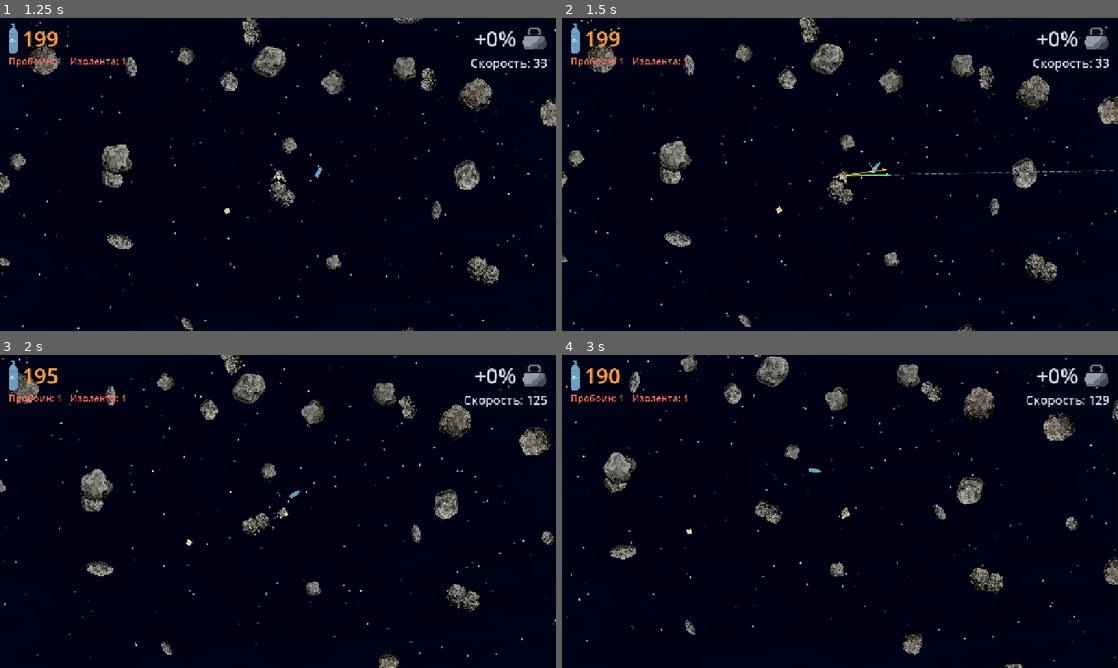
Above: before the commit, frames 1-4 (two rows, left to right).
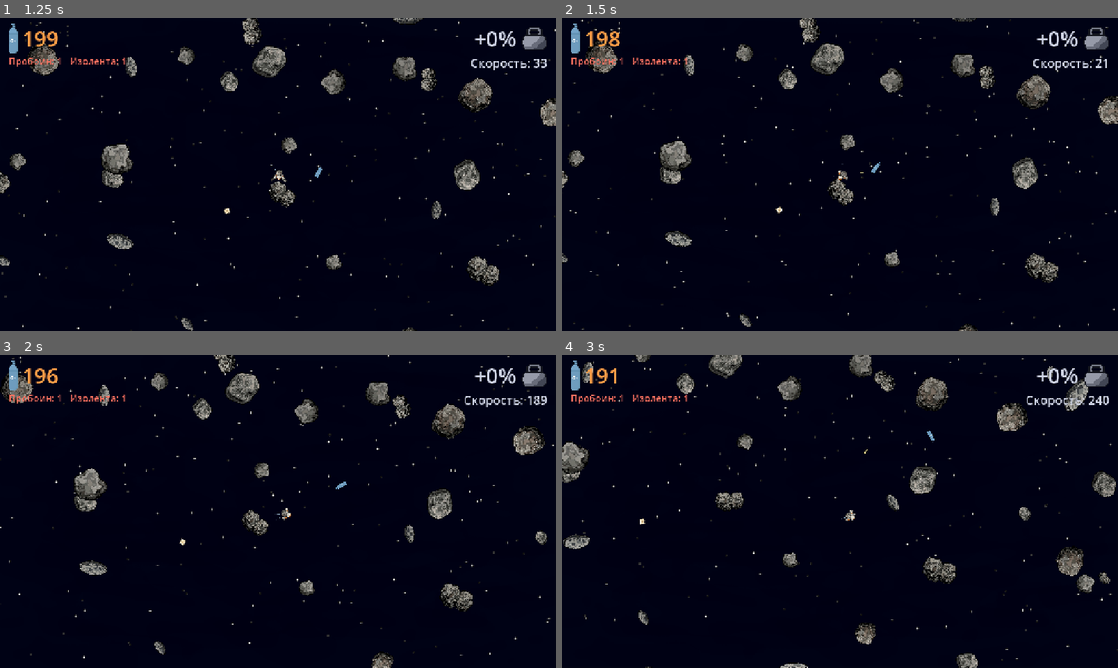
Above: after the commit, the same moments.

Repository: xOnelinx/-space_scrapheap
Game: Godot game, scene res://scenes/main.tscn
The game is run twice, just before and just after one commit, with the same random seed, the same clock (stepped at 60 frames per second) and the same inputs.
Inputs (mouse positions are in pixels of both pictures, inside the frame that each line leads up to):
- Up to frame 1 (1.25 s): click "Начать игру" at 0.5 s
- Up to frame 2 (1.5 s): move the mouse to (962, 158) at 1.27 s; hold D (move_right) from 1.28 s (still down); hold Right mouse button (aim) from 1.28 s (still down); click (962, 158) at 1.42 s
- Up to frame 3 (2 s): keep holding D (move_right); keep holding Right mouse button (aim); tap Space (push, bound only after the commit) at 1.55 s
- Up to frame 4 (3 s): move the mouse to (728, 527) at 2.02 s; release D (move_right) at 2.03 s; release Right mouse button (aim) at 2.03 s; hold S (move_down) 2.03-2.78 s; tap Space (push, bound only after the commit) at 2.1 s; click (728, 527) at 2.3 s; move the mouse to (895, 442) at 2.77 s; press the mouse at (895, 442) at 2.78 s; hold D (move_right) from 2.78 s (still down)

Frame 1 is identical in both runs. In frame 2, 2.9% of the frame differs, in the area x 0-100%, y 0-100%; in frame 3, 6.2%; in frame 4, 10%.

Commit message:
пробел теперь прыжок, лкм выстрел

Diff:
--- a/godot/project.godot
+++ b/godot/project.godot
@@ -27,7 +27,7 @@
 
 push={
 "deadzone": 0.5,
-"events": [Object(InputEventMouseButton,"resource_local_to_scene":false,"resource_name":"","device":-1,"window_id":0,"alt_pressed":false,"shift_pressed":false,"ctrl_pressed":false,"meta_pressed":false,"button_mask":0,"position":Vector2(0, 0),"global_position":Vector2(0, 0),"factor":1.0,"button_index":1,"canceled":false,"pressed":false,"double_click":false,"script":null)
+"events": [Object(InputEventKey,"resource_local_to_scene":false,"resource_name":"","device":-1,"window_id":0,"alt_pressed":false,"shift_pressed":false,"ctrl_pressed":false,"meta_pressed":false,"pressed":false,"keycode":0,"physical_keycode":32,"key_label":0,"unicode":0,"location":0,"echo":false,"script":null)
 ]
 }
 aim={
@@ -67,7 +67,7 @@
 }
 shoot={
 "deadzone": 0.5,
-"events": [Object(InputEventKey,"resource_local_to_scene":false,"resource_name":"","device":-1,"window_id":0,"alt_pressed":false,"shift_pressed":false,"ctrl_pressed":false,"meta_pressed":false,"pressed":false,"keycode":0,"physical_keycode":82,"key_label":0,"unicode":0,"location":0,"echo":false,"script":null)
+"events": [Object(InputEventMouseButton,"resource_local_to_scene":false,"resource_name":"","device":-1,"window_id":0,"alt_pressed":false,"shift_pressed":false,"ctrl_pressed":false,"meta_pressed":false,"button_mask":0,"position":Vector2(0, 0),"global_position":Vector2(0, 0),"factor":1.0,"button_index":1,"canceled":false,"pressed":false,"double_click":false,"script":null)
 ]
 }
 move_left={
--- a/godot/scripts/gun_tool.gd
+++ b/godot/scripts/gun_tool.gd
@@ -1,7 +1,7 @@
 class_name GunTool
 extends Node
 
-## R стреляет к курсору. Один выстрел на нажатие.
+## ЛКМ стреляет к курсору. Один выстрел на нажатие.
 
 
 func _unhandled_input(event: InputEvent) -> void:
--- a/godot/scripts/menu.gd
+++ b/godot/scripts/menu.gd
@@ -64,6 +64,10 @@
 
 func _close() -> void:
 	_set_open(false)
+	## Иначе пробел остаётся ui_accept у кнопки меню и не доходит до прыжка.
+	var viewport := get_viewport()
+	if viewport != null:
+		viewport.gui_release_focus()
 	get_tree().paused = false
 
 
--- a/godot/scripts/push_tool.gd
+++ b/godot/scripts/push_tool.gd
@@ -1,7 +1,7 @@
 class_name PushTool
 extends Node
 
-## ЛКМ готовит толчок только на опоре. ПКМ сбрасывает заряд. В пустоте мышь не толкает.
+## Пробел готовит толчок только на опоре. ПКМ сбрасывает заряд. В пустоте пробел не толкает.
 
 
 func _unhandled_input(event: InputEvent) -> void:
--- a/godot/scripts/wanderer.gd
+++ b/godot/scripts/wanderer.gd
@@ -9,7 +9,7 @@
 ## ПКМ — курс до края экрана и стрелка скорости (спин опоры).
 ## Сила толчка — по расстоянию курсора: дальше сильнее, ближе слабее.
 ## Кислород — узел Oxygen. Секунда зажатого толчка — потом 5 секунд двойного расхода.
-## R — кинетический выстрел к курсору. Отдача назад, пуля не впивается.
+## ЛКМ — кинетический выстрел к курсору. Отдача назад, пуля не впивается.
 
 signal pushed(desired: Vector2, charge: float)
 signal dock_changed(docked: bool, body: Node2D)
@@ -123,7 +123,7 @@
 
 
 func _unlock_controls_when_ready() -> void:
-	## Ждём, пока отпустят толчок (клик рестарта), затем пауза — и только потом можно толкаться.
+	## Ждём, пока отпустят пробел, затем пауза — и только потом можно толкаться.
 	while Input.is_action_pressed(&"push"):
 		await get_tree().process_frame
 	await get_tree().create_timer(RESPAWN_INPUT_PAUSE).timeout
@@ -173,7 +173,7 @@
 
 
 func cancel_push_charge() -> void:
-	## Отпустили ПКМ: заряд сгорает, прыжка нет. Нужен новый зажим ЛКМ.
+	## Отпустили ПКМ: заряд сгорает, прыжка нет. Нужен новый зажим пробела.
 	_clear_charge()
 
 
--- a/godot/tests/verify_aim.gd
+++ b/godot/tests/verify_aim.gd
@@ -208,10 +208,10 @@
 	wanderer.undock()
 	wanderer.global_position = rock.global_position + Vector2(0, -rock.get_hit_radius() - 14.0)
 	wanderer.dock_to(rock, Vector2.UP)
-	_mouse(wanderer, MOUSE_BUTTON_LEFT, true)
+	_jump_key(wanderer, true)
 	wanderer._charge = 0.7
 	if not wanderer._charging:
-		fail("Заряд ЛКМ не начался")
+		fail("Заряд пробела не начался")
 		return false
 	_mouse(wanderer, MOUSE_BUTTON_RIGHT, false)
 	if wanderer._charging or wanderer._charge > 0.0:
@@ -220,17 +220,24 @@
 	if not wanderer.dock.docked:
 		fail("Отпуск ПКМ не должен толкать")
 		return false
-	_mouse(wanderer, MOUSE_BUTTON_LEFT, false)
+	_jump_key(wanderer, false)
 	if not wanderer.dock.docked:
-		fail("Отпуск старой ЛКМ после сброса не должен толкать")
-		return false
-	_mouse(wanderer, MOUSE_BUTTON_LEFT, true)
+		fail("Отпуск старого пробела после сброса не должен толкать")
+		return false
+	_jump_key(wanderer, true)
 	wanderer._charge = 1.0
-	_mouse(wanderer, MOUSE_BUTTON_LEFT, false)
+	_jump_key(wanderer, false)
 	if wanderer.dock.docked:
-		fail("После нового зажима ЛКМ должны оттолкнуться")
-		return false
-	return true
+		fail("После нового зажима пробела должны оттолкнуться")
+		return false
+	return true
+
+
+func _jump_key(wanderer: Wanderer, pressed: bool) -> void:
+	var event := InputEventKey.new()
+	event.physical_keycode = KEY_SPACE
+	event.pressed = pressed
+	wanderer.get_node("PushTool")._unhandled_input(event)
 
 
 func _mouse(wanderer: Wanderer, button: MouseButton, pressed: bool) -> void:
--- a/godot/tests/verify_gun.gd
+++ b/godot/tests/verify_gun.gd
@@ -13,6 +13,8 @@
 		return
 	var wanderer: Wanderer = scene.get_node("Wanderer")
 	wanderer.set_physics_process(false)
+	if not _check_click(wanderer):
+		return
 	if not _check_hit(scene, wanderer):
 		return
 	if not _check_kick_off(scene, wanderer):
@@ -21,6 +23,24 @@
 		return
 	print("GUN_OK")
 	quit(0)
+
+
+func _check_click(wanderer: Wanderer) -> bool:
+	wanderer._controls_locked = false
+	wanderer.undock()
+	wanderer.velocity = Vector2.ZERO
+	wanderer.global_position = Vector2(50000, 50000)
+	wanderer.gun.rounds.clear()
+	var event := InputEventMouseButton.new()
+	event.button_index = MOUSE_BUTTON_LEFT
+	event.pressed = true
+	wanderer.get_node("GunTool")._unhandled_input(event)
+	if wanderer.gun.rounds.size() != 1:
+		fail("ЛКМ не выстрелила")
+		return false
+	wanderer.gun.rounds.clear()
+	wanderer.velocity = Vector2.ZERO
+	return true
 
 
 func _check_hit(scene: Node, wanderer: Wanderer) -> bool:
Not shown, changed: GAME.md
Not shown, changed: PLAN.md
Not shown, changed: README.md
